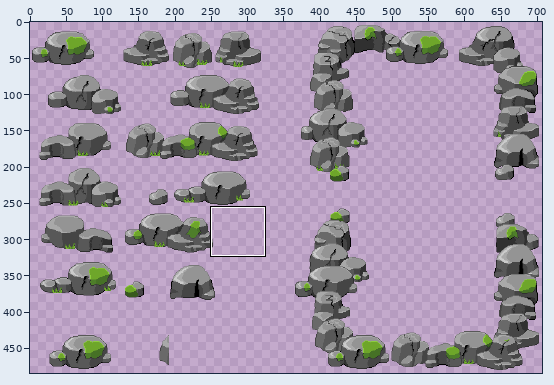
One commit to this sprite sheet: maps/assets/[M]Rocks2.png. Above, an overview of the earlier version with the close-up marked.
Close-up. Before the edit:
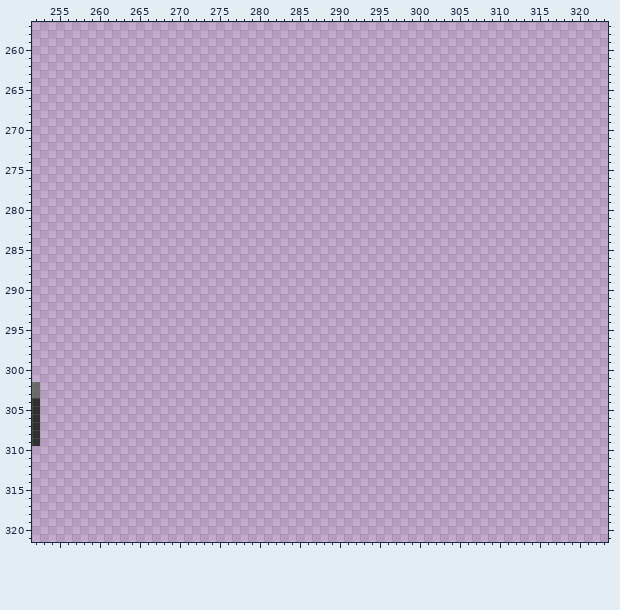
The file is 768x512 pixels. Pixels under 10% opacity are left out. Colours within 5 levels of each other are drawn and written as one. Shown: x 252..323, y 257..321. The wide view leaves out empty margins.
And afterwards:
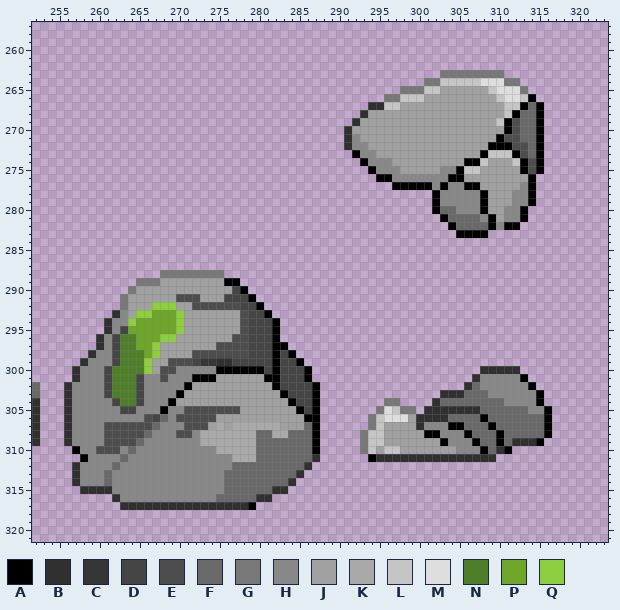
Palette (. is transparent): A #000000  B #303030  C #363636  D #454545  E #4d4d4d  F #696969  G #787878  H #888888  J #a0a0a0  K #a9a9a9  L #c5c5c5  M #dedede  N #4e7e2a  P #6ea62a  Q #8dce3e
Difference:
y 263: x 303..310 ........ -> GGGGGGGG
y 264: x 301..312 ............ -> GGLLLLLMMMGG
y 265: x 298..313 ................ -> GGGLLJJJJJJLMMMG
y 266: x 296..314 ................... -> GGLLLJJJJJJJJJLMMLA
y 267: x 294..315 ...................... -> BBLLJJJJJJJJJJJJJLLAFA
y 268: x 293..315 ....................... -> BJJJJJJJJJJJJJJJJJLAFFA
y 269: x 292..315 ........................ -> BJJJJJJJJJJJJJJJJJLAEFFA
y 270: x 291..315 ......................... -> BJJJJJJJJJJJJJJJJJJJAEFFA
y 271: x 291..315 ......................... -> BHJJJJJJJJJJJJJJJJJAEEFFA
y 272: x 291..315 ......................... -> BHHJJJJJJJJJJJJJJJAAAEEFA
y 273: x 292..315 ........................ -> AHHJJJJJJJJJJJJJALLLAEFA
y 274: x 293..315 ....................... -> AHHHJJJJJJJJJAALJJJLAEA
y 275: x 294..315 ...................... -> AHHHJJJJJHHALLJJJJJAEA
y 276: x 295..314 .................... -> AAHHHHHHHAAJJJJJJJJA
y 277: x 297..314 .................. -> AAAAAHAHHAAJJJJJHA
y 278..279: x 302..314 ............. -> AHHHHHAJJJHHA
y 280: x 302..313 ............ -> AFFHHHAJJHHA
y 281: x 303..313 ........... -> AFFFFHAJHHA
y 282: x 304..312 ......... -> AFFFFAHAA
y 283: x 305..308 .... -> AAAA
y 288: x 268..275 ........ -> GGGGGGGG
y 289: x 265..277 ............. -> GGGJJJJJJJJAA
y 290: x 264..278 ............... -> GJJJJJJJJJJJJDA
y 291: x 263..279 ................. -> GJJJJJJEEEJJJDDDA
y 292: x 263..280 .................. -> GJJJQQQJJEEEEEEDDA
y 293: x 262..281 .................... -> BHJQQPPPQJJJJJJJEDDA
y 294: x 261..282 ...................... -> BHHQPPPPPQJJJJJJJEDDDA
y 295: x 261..282 ...................... -> BHDPPPPPPQJJJJJJJEDDDA
y 296: x 260..282 ....................... -> BHDNNPPPQQJJJJJJJEEDDDA
y 297: x 260..283 ........................ -> BHDNNPPQJJJJJJJEEEEDDDAA
y 298: x 259..284 .......................... -> BHHDNNNPQJJJJEEEEEEEDDDADA
y 299: x 258..285 ............................ -> BHHHDNNNQJJEEEDCCBBDDDDDADDA
y 300: x 257..286 .............................. -> BHHHDNNNNQJEEHHHHHAAAAAADADDDA; x 308..312 ..... -> BBBBB
y 301: x 257..286 .............................. -> BHHHDNNNDHHEHHHAAAJJJJJJAADDDA; x 307..313 ....... -> BHHHHHA
y 302: x 256..287 ................................ -> BHHHHDNNNDHHHHHAJJJJJJJJJJADDDDA; x 306..314 ......... -> BFHHHHHHA
y 303: x 256..287 ................................ -> BHHHHDNNNDHHHHAJJJJJJJJJJJJADDDA; x 303..315 ............. -> BBBFFFHHHHHHA
y 304: x 256..287 ................................ -> BHHHHHDNNDHHHAJJJJJJJJJJJJJJADDA; x 296..297 .. -> GG; x 302..315 .............. -> BFFFFFFFFHHHHA
y 305: x 256..287 ................................ -> BHHHHHHDDHHHAHHEEEEEEEJJJJJJJADA; x 295..299 ..... -> GMLGG; x 301..316 ................ -> BBBBBBBFFFFFFHHA
y 306: x 256..287 ................................ -> BHHHHHHHHHEDFHEEEEEJJJJJJJJJJJAA; x 294..316 ....................... -> GLMMMJBBBBFFFFAFFFFFFFA
y 307: x 256..287 ................................ -> BHHHHEEEEEEFHHHEEEJKJKKKKKKJJJFA; x 294..316 ....................... -> GLJJJJBHHHAAFFFAFFFFFFA
y 308: x 256..287 ................................ -> BHHHHEEEEEFHHHEEHKKKKKKKFFKKFFFA; x 293..316 ........................ -> GLLJJJJJAAHHHAFFFAFFFFFA
y 309: x 256..287 ................................ -> BHHHHEEEEFHHHHHHHKKKKKKKFFFFFFFA; x 293..315 ....................... -> GLLJJJJJJJAHHHAFFAFBBBA
y 310: x 257..287 ............................... -> AHHEEEHFHHHHHHHHHHKKKKKFFFFFFFA; x 293..311 ................... -> GLJLLJJJJJJJHHHAFBA
y 311: x 258..287 .............................. -> AHHHHFHHHHHHHHHHHHHKKKFFFFFFFB; x 294..309 ................ -> ABBBBBBBBBBBBBBB
y 312: x 257..286 .............................. -> BHHHHFHHHHHHHHHHHHHHFFFFFFFFFB
y 313: x 257..285 ............................. -> BHHHFHHHHHHHHHHHHHHFFFFFFFFFB
y 314: x 257..284 ............................ -> BHHHFHHHHHHHHHHHHHHFFFFFFFFB
y 315: x 258..283 .......................... -> BBBBHHHHHHHHHHHHHHFFFFFFBB
y 316: x 262..281 .................... -> BHHHHHHHHHHHHFFFFFBB
y 317: x 263..279 ................. -> BBBBBBBBBBBBBBBBA
